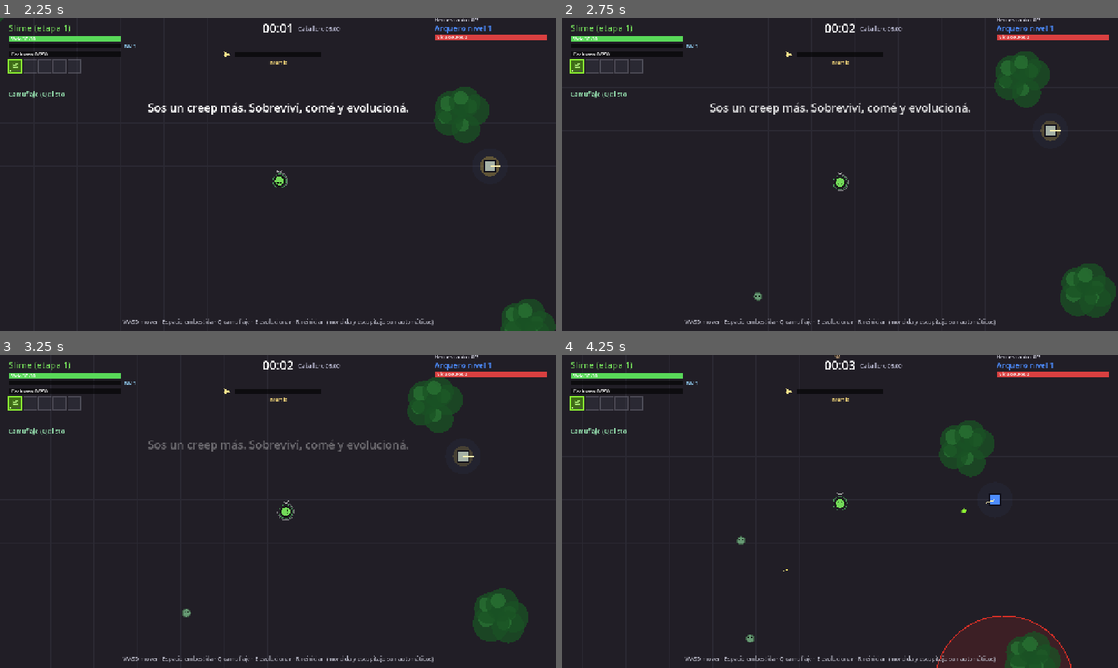
Above: before the commit, frames 1-4 (two rows, left to right).
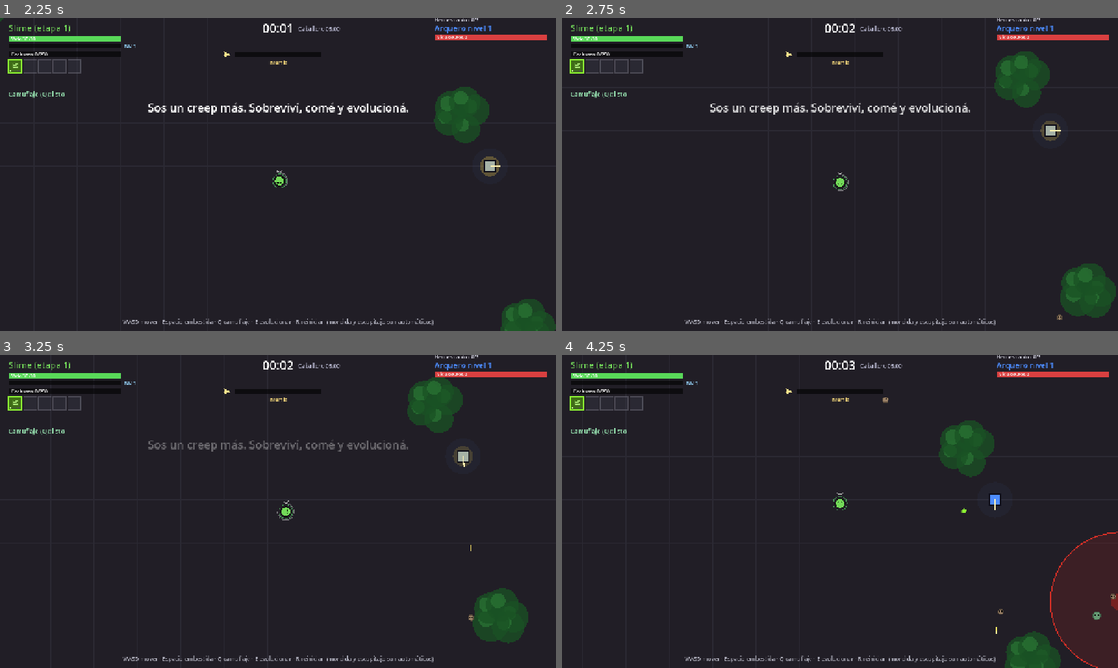
Above: after the commit, the same moments.

Repository: FedeOsorio/survive-the-hero
Game: Godot game, scene res://scenes/menu.tscn
The game is run twice, just before and just after one commit, with the same random seed, the same clock (stepped at 60 frames per second) and the same inputs.
Inputs (mouse positions are in pixels of both pictures, inside the frame that each line leads up to):
- Up to frame 1 (2.25 s): click "Jugar" at 0.5 s; tap Enter (pick_confirm) at 1.25 s; move the mouse to (400, 158) at 1.27 s; hold D (move_right) 1.28-2.03 s; tap Space (dash) at 1.35 s; click (400, 158) at 1.42 s; move the mouse to (166, 190) at 2.02 s; hold S (move_down) from 2.03 s (still down); tap 1 (pick_1) at 2.1 s
- Up to frame 2 (2.75 s): keep holding S (move_down)
- Up to frame 3 (3.25 s): move the mouse to (333, 442) at 2.77 s; release S (move_down) at 2.78 s; hold D (move_right) from 2.78 s (still down); tap 2 (pick_2) at 2.85 s
- Up to frame 4 (4.25 s): move the mouse to (812, 574) at 3.52 s; release D (move_right) at 3.53 s; hold W (move_up) from 3.53 s (still down); tap 3 (pick_3) at 3.6 s; click (812, 574) at 3.67 s

Frame 1 is identical in both runs. In frame 2, less than 0.1% of the frame differs, in the area x 34-90%, y 87-97%; in frame 3, less than 0.1%; in frame 4, 6.4%, in the area x 31-100%, y 0-100%.

Commit message:
Tanda 09-j: horda +8% cada 30 s, nace más cerca, arqueros de la horda

Diff:
--- a/scripts/balance.gd
+++ b/scripts/balance.gd
@@ -155,7 +155,7 @@
 # HERO_MIN_COOLDOWN), y después se divide por el "fire_rate" del héroe.
 const HERO_DAMAGE_PER_LEVEL := 0.06
 const HERO_COOLDOWN_PER_LEVEL := 0.025
-const HERO_MIN_COOLDOWN := 0.30
+const HERO_MIN_COOLDOWN := 0.15 # 09-j: era 0,30 (el Arquero sigue mejorando hasta nivel ~40)
 const HERO_LEVELS_PER_EXTRA_ARROW := 6
 # Cada flecha atraviesa a este número de enemigos extra (Flechas perforantes suma más).
 const HERO_ARROW_PIERCE := 1
@@ -369,8 +369,8 @@
 const MINION_TYPES := {
 	"rata": {"hp": 6.0, "speed": 120.0, "dps": 4.0, "radius": 7.0, "xp": 1.0, "biomass": 0.8, "color": Color(0.6, 0.5, 0.4)},
 	"zombi": {"hp": 16.0, "speed": 80.0, "dps": 7.0, "radius": 10.0, "xp": 2.0, "biomass": 1.5, "color": Color(0.4, 0.6, 0.45)},
-	"arquero": {"hp": 10.0, "speed": 70.0, "dps": 0.0, "radius": 9.0, "xp": 2.0, "biomass": 1.5, "color": Color(0.55, 0.4, 0.75),
-		"range": 260.0, "shot_cooldown": 2.2, "shot_damage": 4.0},
+	"arquero": {"hp": 10.0, "speed": 85.0, "dps": 0.0, "radius": 9.0, "xp": 2.0, "biomass": 1.5, "color": Color(0.55, 0.4, 0.75),
+		"range": 300.0, "shot_cooldown": 1.6, "shot_damage": 6.0}, # 09-j: antes 260 / 2,2 / 4 / vel. 70
 	"bruto": {"hp": 60.0, "speed": 60.0, "dps": 14.0, "radius": 16.0, "xp": 5.0, "biomass": 5.0, "color": Color(0.6, 0.3, 0.3)},
 }
 const MAX_MINIONS_BY_STAGE := [198, 220, 220, 220] # 09-f: según tu etapa (280 pasaba los 16,6 ms)
@@ -379,8 +379,12 @@
 const MAX_CORPSES := 120 # al pasarse, desaparece el más viejo (los corazones no)
 const CORPSE_LIFETIME := 20.0
 const GEM_LIFETIME := 37.5 # 09-h: era 25
-const SPAWN_MIN_DIST := 650.0
-const SPAWN_MAX_DIST := 900.0
+# 09-j: más cerca del héroe para que lleguen (antes 650-900). Nunca dentro de la pantalla:
+# si cae en SPAWN_VIEW_HALF alrededor del creep, prueba otro ángulo (hasta SPAWN_TRIES).
+const SPAWN_MIN_DIST := 500.0
+const SPAWN_MAX_DIST := 750.0
+const SPAWN_VIEW_HALF := Vector2(680.0, 400.0) # media pantalla 1280×720 y un margen
+const SPAWN_TRIES := 8
 
 
 # La horda mejora por escalones: uno cada HORDE_TIER_MINUTES.
@@ -409,17 +413,23 @@
 	return minf(1.0 + horde_tier(minute) * 0.04, 1.4)
 
 
+# 09-j: además, cada HORDE_WAVE_SECONDS las apariciones suben HORDE_WAVE_STEP (× 1 + 0,08 · escalones).
+const HORDE_WAVE_SECONDS := 30.0
+const HORDE_WAVE_STEP := 0.08
+
+
 static func spawns_per_second(minute: float, stage := 0) -> float:
-	return (2.2 + minute * 0.99) * (1.0 + HORDE_STAGE_SPAWN * stage)
+	var waves := floorf(minute * 60.0 / HORDE_WAVE_SECONDS)
+	return (2.2 + minute * 0.99) * (1.0 + HORDE_STAGE_SPAWN * stage) * (1.0 + HORDE_WAVE_STEP * waves)
 
 
 static func pick_minion_type(minute: float, rng: RandomNumberGenerator) -> String:
 	var r := rng.randf()
 	if minute > 2.0 and r < minf(0.05 + minute * 0.025, 0.3):
 		return "bruto"
-	if minute > 1.0 and r < 0.4 and r >= 0.25:
+	if minute > 0.5 and r >= 0.3 and r < 0.5: # 09-j: 20% desde el minuto 0,5 (el bruto llega hasta 0,3)
 		return "arquero"
-	if r < 0.55:
+	if r < 0.6:
 		return "rata"
 	return "zombi"
 
--- a/scripts/main.gd
+++ b/scripts/main.gd
@@ -190,11 +190,14 @@
 # --- Spawning ----------------------------------------------------------------
 
 func spawn_minion(type_name: String, elite := false, at = null):
-	var angle := rng.randf() * TAU
-	var dist := rng.randf_range(B.SPAWN_MIN_DIST, B.SPAWN_MAX_DIST)
 	var h = hero
 	var base: Vector2 = h.position if h != null else player.position
-	var pos: Vector2 = base + Vector2.from_angle(angle) * dist
+	var pos := base
+	for i in B.SPAWN_TRIES: # fuera de la pantalla (centrada en el creep)
+		pos = base + Vector2.from_angle(rng.randf() * TAU) * rng.randf_range(B.SPAWN_MIN_DIST, B.SPAWN_MAX_DIST)
+		var off: Vector2 = (pos - player.position).abs()
+		if off.x > B.SPAWN_VIEW_HALF.x or off.y > B.SPAWN_VIEW_HALF.y:
+			break
 	if at != null:
 		pos = at
 	pos = pos.clamp(Vector2(20, 20), B.ARENA_SIZE - Vector2(20, 20))
